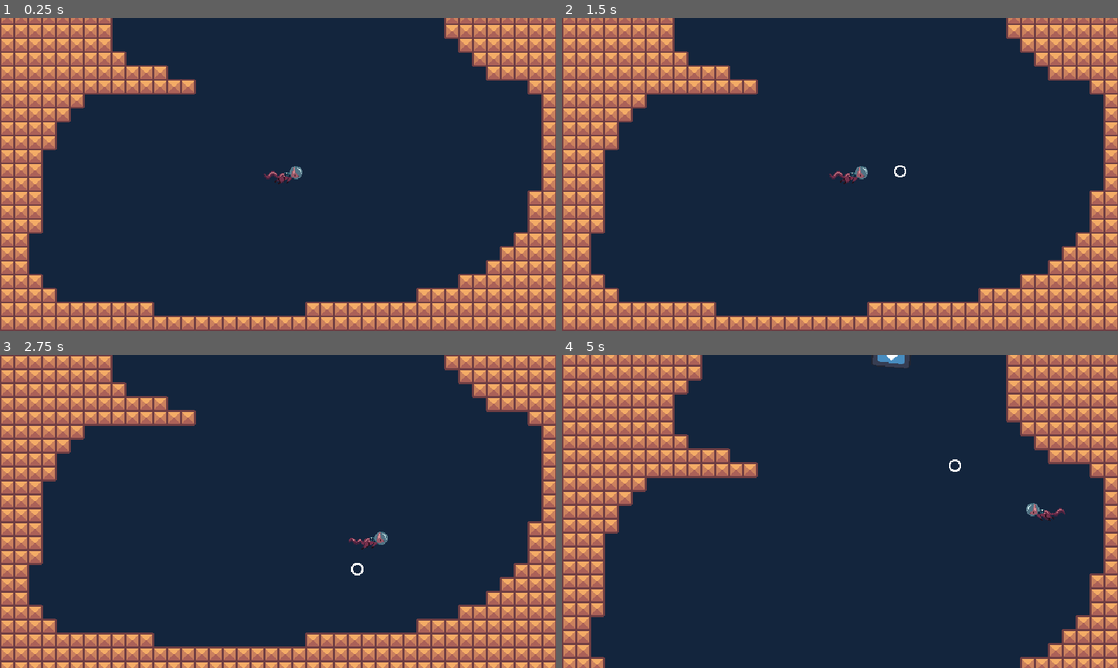
Above: before the commit, frames 1-4 (two rows, left to right).
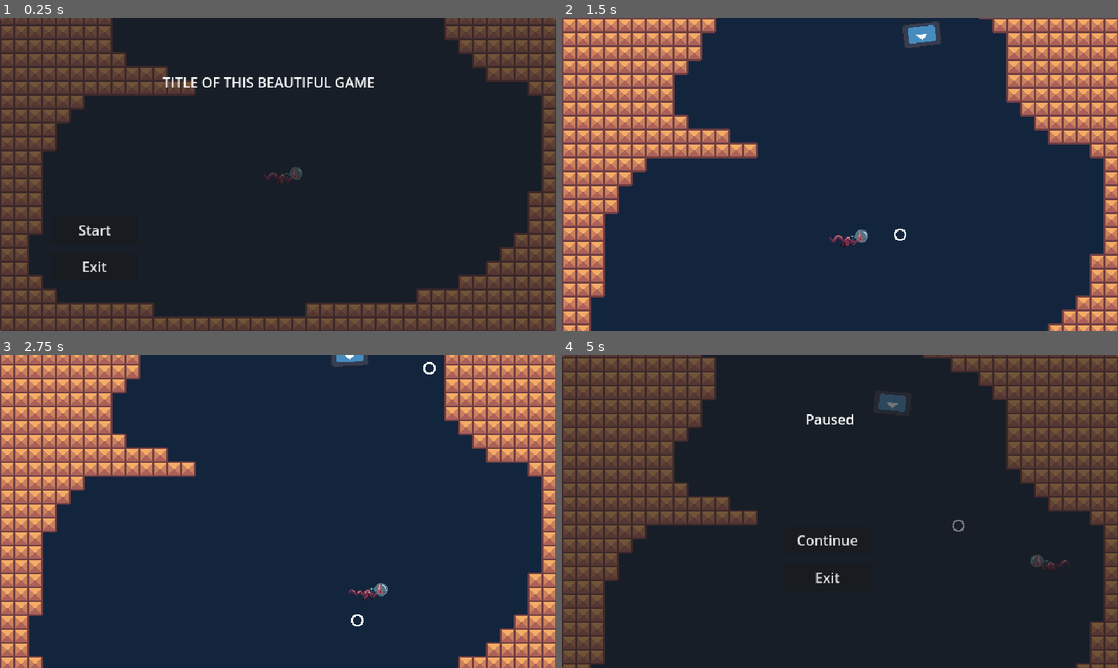
Above: after the commit, the same moments.

Repository: fallenatlas/bubbleproject
Game: Godot game, scene res://main.tscn
Two runs of this game, one before a commit and one after it. Both use one fixed random seed, a clock stepped at 60 frames per second and the inputs below. The engine's default icon, where the game draws it, is replaced by a stand-in: a white triangle on a blue panel in a dark square.
Inputs (mouse positions are in pixels of both pictures, inside the frame that each line leads up to):
- Up to frame 1 (0.25 s): no input
- Up to frame 2 (1.5 s): click (656, 230) at 0.5 s, where only the run after the commit has a clickable "Start"; hold D (move_right) from 1.28 s (still down); tap Space (shoot_bubble) at 1.35 s
- Up to frame 3 (2.75 s): release D (move_right) at 2.03 s; hold S (move_down) from 2.03 s (still down); tap Space (shoot_bubble) at 2.1 s
- Up to frame 4 (5 s): release S (move_down) at 2.78 s; hold D (move_right) 2.78-3.53 s; tap Space (shoot_bubble) at 2.85, 3.6, 4.35 s; hold W (move_up) 3.53-4.28 s; hold A (move_left) from 4.28 s (still down); tap Escape (ui_cancel) at 4.9 s

The runs differ from the first frame. In frame 1, 32% of the frame differs, in the area x 0-100%, y 0-100%; in frame 2, 34%; in frame 3, 31%; in frame 4, 35%.

Commit message:
feat: add menus and adjust camera

Diff:
--- a/camera.gd
+++ b/camera.gd
@@ -1,12 +1,18 @@
 extends Camera2D
 
 @export var player : CharacterBody2D
+var locked : bool = true
+var speed : float = 4
 
 # Called when the node enters the scene tree for the first time.
 func _ready() -> void:
-	pass # Replace with function body.
-
+	global_position = player.global_position
 
 # Called every frame. 'delta' is the elapsed time since the previous frame.
 func _process(delta: float) -> void:
-	position = player.global_position
+	if (locked):
+		return
+	global_position = global_position.lerp(player.global_position, speed * delta) + Vector2(0, -5)
+
+func unlock() -> void:
+	locked = false
--- a/camera.tscn
+++ b/camera.tscn
@@ -6,5 +6,5 @@
 limit_left = 0
 limit_top = -1000000
 limit_right = 640
-limit_bottom = 360
+limit_bottom = 352
 script = ExtResource("1_cmoel")
--- /dev/null
+++ b/dead_menu.gd
@@ -0,0 +1,33 @@
+extends Control
+
+@export var heightText : RichTextLabel
+@export var killsText : RichTextLabel
+@export var terrain_manager : Node2D
+@export var player : CharacterBody2D
+@export var camera : Camera2D
+
+var kill_count : int = 0
+
+# Called when the node enters the scene tree for the first time.
+func _ready() -> void:
+	Events.enemy_kill.connect(_on_enemy_kill)
+	Events.dead.connect(_on_player_dead)
+
+func _on_enemy_kill() -> void:
+	kill_count += 1
+
+# Called every frame. 'delta' is the elapsed time since the previous frame.
+func _on_player_dead() -> void:
+	heightText.text = str(abs(int(player.global_position.y)))
+	killsText.text = str(kill_count)
+	self.show()
+
+func _on_restart_pressed() -> void:
+	#animation.start
+	self.hide()
+	#when end:
+	terrain_manager.start_map()
+	player.reset()
+	camera.limit_bottom = 352
+	#animation.start
+	kill_count = 0
--- /dev/null
+++ b/events.gd
@@ -0,0 +1,9 @@
+extends Node
+
+signal start()
+
+signal restart()
+
+signal dead()
+
+signal enemy_kill()
--- /dev/null
+++ b/exit_button.gd
@@ -0,0 +1,4 @@
+extends Button
+
+func _on_pressed() -> void:
+	get_tree().quit()
--- a/follow_enemy.gd
+++ b/follow_enemy.gd
@@ -100,5 +100,6 @@
 
 	if player != null:
 		print("kill")
+		Events.emit_signal("dead")
 	elif bubble != null:
 		queue_free()
--- a/main.tscn
+++ b/main.tscn
@@ -1,8 +1,15 @@
-[gd_scene load_steps=4 format=3 uid="uid://cophdm2m7782b"]
+[gd_scene load_steps=11 format=3 uid="uid://cophdm2m7782b"]
 
 [ext_resource type="PackedScene" uid="uid://btp5q3hf1yijs" path="res://player.tscn" id="1_6qd78"]
-[ext_resource type="PackedScene" path="res://camera.tscn" id="5_vuj02"]
-[ext_resource type="PackedScene" path="res://terrain_manager.tscn" id="5_xvisn"]
+[ext_resource type="PackedScene" path="res://cursor.tscn" id="1_lhu7a"]
+[ext_resource type="Script" path="res://start_button.gd" id="5_5tn4p"]
+[ext_resource type="PackedScene" uid="uid://bvo1ralh3j8y" path="res://camera.tscn" id="5_vuj02"]
+[ext_resource type="PackedScene" uid="uid://rw0j72pi1i6v" path="res://terrain_manager.tscn" id="5_xvisn"]
+[ext_resource type="Script" path="res://exit_button.gd" id="6_5ggr0"]
+[ext_resource type="Script" path="res://dead_menu.gd" id="7_3cemx"]
+[ext_resource type="Script" path="res://pause_menu.gd" id="7_eksti"]
+[ext_resource type="Texture2D" uid="uid://drv1m7vo5q4vu" path="res://death_icon.png" id="7_yak46"]
+[ext_resource type="Texture2D" uid="uid://dx7n8nioodjjo" path="res://up_icon.png" id="8_vgteb"]
 
 [node name="Node2D" type="Node2D"]
 
@@ -18,3 +25,208 @@
 
 [node name="Camera2D" parent="." node_paths=PackedStringArray("player") instance=ExtResource("5_vuj02")]
 player = NodePath("../Player")
+
+[node name="CanvasLayer" type="CanvasLayer" parent="."]
+
+[node name="StartMenu" type="Control" parent="CanvasLayer"]
+layout_mode = 3
+anchors_preset = 15
+anchor_right = 1.0
+anchor_bottom = 1.0
+grow_horizontal = 2
+grow_vertical = 2
+
+[node name="Panel" type="Panel" parent="CanvasLayer/StartMenu"]
+layout_mode = 1
+anchors_preset = 15
+anchor_right = 1.0
+anchor_bottom = 1.0
+grow_horizontal = 2
+grow_vertical = 2
+mouse_filter = 2
+
+[node name="RichTextLabel" type="RichTextLabel" parent="CanvasLayer/StartMenu"]
+custom_minimum_size = Vector2(500, 0)
+layout_mode = 0
+offset_left = 59.0
+offset_top = 62.0
+offset_right = 559.0
+offset_bottom = 102.0
+bbcode_enabled = true
+text = "[center]TITLE OF THIS BEAUTIFUL GAME[center]"
+
+[node name="Start" type="Button" parent="CanvasLayer/StartMenu" node_paths=PackedStringArray("camera")]
+custom_minimum_size = Vector2(100, 0)
+layout_mode = 0
+offset_left = 59.0
+offset_top = 228.0
+offset_right = 159.0
+offset_bottom = 259.0
+text = "Start
+"
+script = ExtResource("5_5tn4p")
+camera = NodePath("../../../Camera2D")
+
+[node name="Exit" type="Button" parent="CanvasLayer/StartMenu"]
+custom_minimum_size = Vector2(100, 0)
+layout_mode = 0
+offset_left = 59.0
+offset_top = 270.0
+offset_right = 159.0
+offset_bottom = 301.0
+text = "Exit
+"
+script = ExtResource("6_5ggr0")
+
+[node name="Pause" type="Control" parent="CanvasLayer" node_paths=PackedStringArray("start_menu", "dead_menu")]
+process_mode = 3
+visible = false
+layout_mode = 3
+anchors_preset = 15
+anchor_right = 1.0
+anchor_bottom = 1.0
+grow_horizontal = 2
+grow_vertical = 2
+script = ExtResource("7_eksti")
+start_menu = NodePath("../StartMenu")
+dead_menu = NodePath("../Dead")
+
+[node name="Panel" type="Panel" parent="CanvasLayer/Pause"]
+layout_mode = 1
+anchors_preset = 15
+anchor_right = 1.0
+anchor_bottom = 1.0
+grow_horizontal = 2
+grow_vertical = 2
+mouse_filter = 2
+
+[node name="RichTextLabel" type="RichTextLabel" parent="CanvasLayer/Pause"]
+custom_minimum_size = Vector2(500, 0)
+layout_mode = 0
+offset_left = 59.0
+offset_top = 62.0
+offset_right = 559.0
+offset_bottom = 102.0
+bbcode_enabled = true
+text = "[center]Paused[center]"
+
+[node name="Continue" type="Button" parent="CanvasLayer/Pause"]
+custom_minimum_size = Vector2(100, 0)
+layout_mode = 0
+offset_left = 256.0
+offset_top = 197.0
+offset_right = 356.0
+offset_bottom = 228.0
+text = "Continue
+"
+
+[node name="Exit" type="Button" parent="CanvasLayer/Pause"]
+custom_minimum_size = Vector2(100, 0)
+layout_mode = 0
+offset_left = 256.0
+offset_top = 240.0
+offset_right = 356.0
+offset_bottom = 271.0
+text = "Exit
+"
+script = ExtResource("6_5ggr0")
+
+[node name="Dead" type="Control" parent="CanvasLayer" node_paths=PackedStringArray("heightText", "killsText", "terrain_manager", "player", "camera")]
+visible = false
+layout_mode = 3
+anchors_preset = 15
+anchor_right = 1.0
+anchor_bottom = 1.0
+grow_horizontal = 2
+grow_vertical = 2
+script = ExtResource("7_3cemx")
+heightText = NodePath("Height")
+killsText = NodePath("Kills")
+terrain_manager = NodePath("../../Terrain Manager")
+player = NodePath("../../Player")
+camera = NodePath("../../Camera2D")
+
+[node name="Panel" type="Panel" parent="CanvasLayer/Dead"]
+layout_mode = 1
+anchors_preset = 15
+anchor_right = 1.0
+anchor_bottom = 1.0
+grow_horizontal = 2
+grow_vertical = 2
+mouse_filter = 2
+
+[node name="RichTextLabel" type="RichTextLabel" parent="CanvasLayer/Dead"]
+custom_minimum_size = Vector2(500, 0)
+layout_mode = 0
+offset_left = 59.0
+offset_top = 62.0
+offset_right = 559.0
+offset_bottom = 102.0
+bbcode_enabled = true
+text = "[center]YOU DIED :([center]"
+
+[node name="TextureRect" type="TextureRect" parent="CanvasLayer/Dead"]
+layout_mode = 0
+offset_left = 323.0
+offset_top = 106.0
+offset_right = 363.0
+offset_bottom = 146.0
+texture = ExtResource("7_yak46")
+stretch_mode = 2
+
+[node name="TextureRect2" type="TextureRect" parent="CanvasLayer/Dead"]
+layout_mode = 0
+offset_left = 234.0
+offset_top = 106.0
+offset_right = 274.0
+offset_bottom = 146.0
+texture = ExtResource("8_vgteb")
+stretch_mode = 2
+
+[node name="Height" type="RichTextLabel" parent="CanvasLayer/Dead"]
+custom_minimum_size = Vector2(500, 0)
+layout_mode = 0
+offset_left = 256.0
+offset_top = 103.0
+offset_right = 756.0
+offset_bottom = 143.0
+bbcode_enabled = true
+text = "1000"
+
+[node name="Kills" type="RichTextLabel" parent="CanvasLayer/Dead"]
+custom_minimum_size = Vector2(500, 0)
+layout_mode = 0
+offset_left = 347.0
+offset_top = 103.0
+offset_right = 847.0
+offset_bottom = 143.0
+bbcode_enabled = true
+text = "1000"
+
+[node name="Restart" type="Button" parent="CanvasLayer/Dead"]
+custom_minimum_size = Vector2(100, 0)
+layout_mode = 0
+offset_left = 256.0
+offset_top = 197.0
+offset_right = 356.0
+offset_bottom = 228.0
+text = "Restart
+"
+
+[node name="Exit" type="Button" parent="CanvasLayer/Dead"]
+custom_minimum_size = Vector2(100, 0)
+layout_mode = 0
+offset_left = 256.0
+offset_top = 240.0
+offset_right = 356.0
+offset_bottom = 271.0
+text = "Exit
+"
+script = ExtResource("6_5ggr0")
+
+[connection signal="pressed" from="CanvasLayer/StartMenu/Start" to="CanvasLayer/StartMenu/Start" method="_on_pressed"]
+[connection signal="pressed" from="CanvasLayer/StartMenu/Exit" to="CanvasLayer/StartMenu/Exit" method="_on_pressed"]
+[connection signal="pressed" from="CanvasLayer/Pause/Continue" to="CanvasLayer/Pause" method="_on_continue_pressed"]
+[connection signal="pressed" from="CanvasLayer/Pause/Exit" to="CanvasLayer/Pause/Exit" method="_on_pressed"]
+[connection signal="pressed" from="CanvasLayer/Dead/Restart" to="CanvasLayer/Dead" method="_on_restart_pressed"]
+[connection signal="pressed" from="CanvasLayer/Dead/Exit" to="CanvasLayer/Dead/Exit" method="_on_pressed"]
--- a/map_manager.gd
+++ b/map_manager.gd
@@ -11,6 +11,14 @@
 
 # Called when the node enters the scene tree for the first time.
 func _ready() -> void:
+	start_map()
+
+func start_map() -> void:
+	current_zone = 0
+	for child in get_children():
+		remove_child(child)
+		child.call_deferred("free")
+
 	var scene = load("res://terrain_scenes/" + initial_scene).instantiate()
 	scene.name = str(current_zone)
 	add_child(scene)
--- /dev/null
+++ b/pause_menu.gd
@@ -0,0 +1,25 @@
+extends Control
+
+@export var start_menu : Control
+@export var dead_menu : Control
+
+# Called when the node enters the scene tree for the first time.
+func _ready() -> void:
+	pass # Replace with function body.
+
+
+# Called every frame. 'delta' is the elapsed time since the previous frame.
+func _process(delta: float) -> void:
+	if (Input.is_action_just_pressed("ui_cancel")):
+		if (start_menu.visible or dead_menu.visible):
+			return
+		if (self.visible):
+			self.hide()
+		else:
+			self.show()
+		get_tree().paused = !get_tree().paused
+
+
+func _on_continue_pressed() -> void:
+	self.hide()
+	get_tree().paused = false
--- a/player.gd
+++ b/player.gd
@@ -6,7 +6,29 @@
 
 var oxygen = 100.0
 
+var dead : bool = false
+
+var reset_position : Vector2
+var reset_oxygen
+
+func _ready() -> void:
+	reset_position = global_position
+	reset_oxygen = oxygen
+	Events.dead.connect(_on_dead)
+
+func reset() -> void:
+	global_position = reset_position
+	oxygen = reset_oxygen
+	dead = false
+
+func _on_dead() -> void:
+	dead = true
+	velocity = Vector2(0,0)
+
 func _physics_process(delta: float) -> void:
+	if dead:
+		return
+
 	oxygen -= oxygen_rate
 
 	var input = Input.get_vector("move_left", "move_right", "move_up", "move_down")
--- a/project.godot
+++ b/project.godot
@@ -14,6 +14,10 @@
 run/main_scene="res://main.tscn"
 config/features=PackedStringArray("4.3", "GL Compatibility")
 config/icon="res://icon.svg"
+
+[autoload]
+
+Events="*res://events.gd"
 
 [display]
 
--- /dev/null
+++ b/start_button.gd
@@ -0,0 +1,9 @@
+extends Button
+
+@export var camera : Camera2D
+
+func _on_pressed() -> void:
+	get_parent().hide()
+	camera.unlock()
+	#hide start menu
+	#send event for camera
Binary file added: death_icon.png
Not shown, added: death_icon.png.import
Binary file added: up_icon.png
Not shown, added: up_icon.png.import
